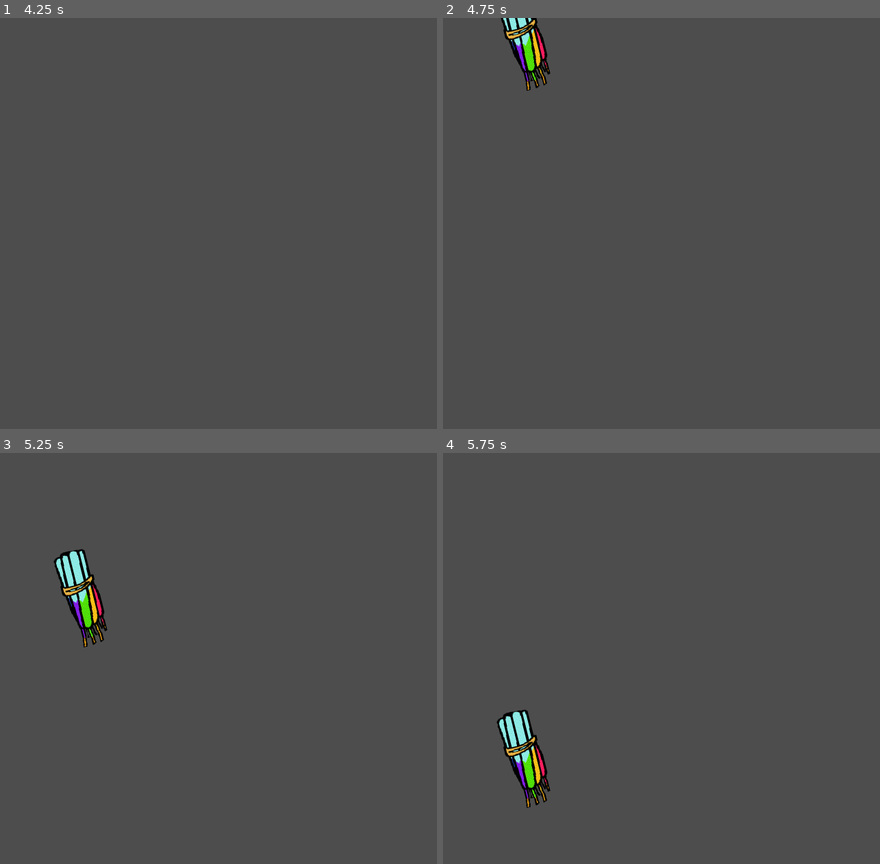
Above: before the commit, frames 1-4 (two rows, left to right).
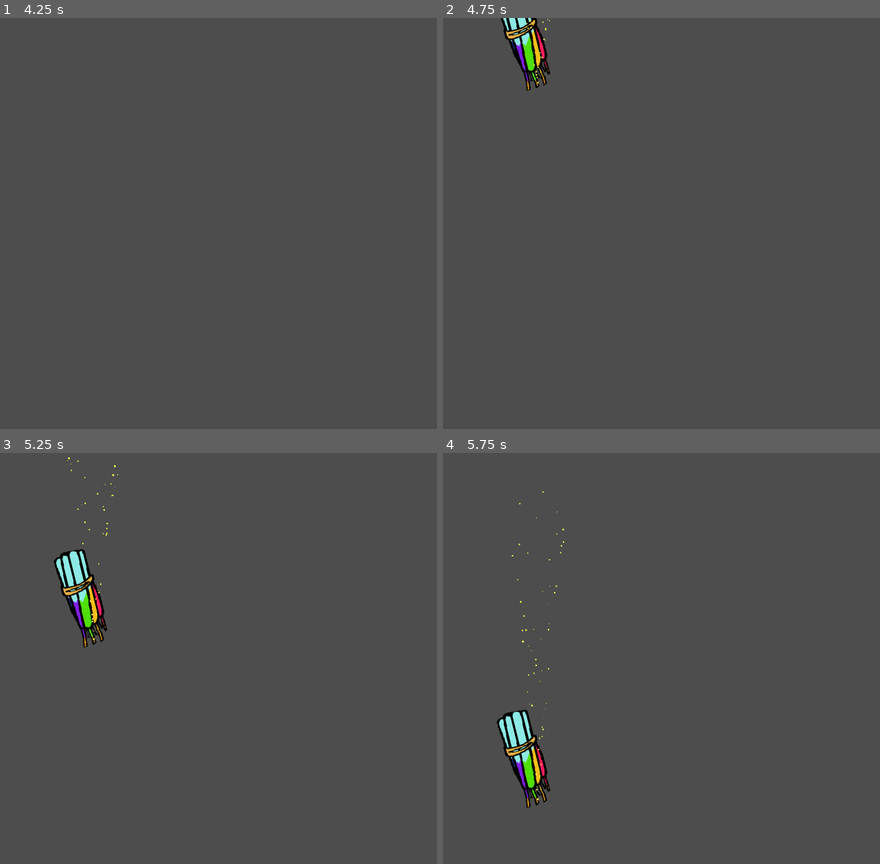
Above: after the commit, the same moments.

Repository: LucMat50/RGDCGameJam2026
Game: Godot game, scene res://Scenes/main_game.tscn
The game is run twice, just before and just after one commit, with the same random seed, the same clock (stepped at 60 frames per second) and the same inputs.
Inputs (mouse positions are in pixels of both pictures, inside the frame that each line leads up to):
- Up to frame 1 (4.25 s): tap Enter at 0.5, 2, 3.5 s; drag from (4, 371) to (275, 133) at 0.52 s; tap Space at 1.25, 2.75 s; drag from (109, 244) to (4, 371) at 1.27 s; move the mouse to (275, 133) at 2.02 s; click (275, 133) at 2.17 s; drag from (192, 305) to (52, 161) at 2.77 s; move the mouse to (384, 285) at 3.52 s; click (384, 285) at 3.67 s
- Up to frame 2 (4.75 s): tap Space at 4.25 s; drag from (495, 161) to (447, 371) at 4.27 s
- Up to frame 3 (5.25 s): move the mouse to (78, 526) at 5.02 s; click (78, 526) at 5.17 s
- Up to frame 4 (5.75 s): no input

Frame 1 is identical in both runs. In frame 2, less than 0.1% of the frame differs, in the area x 19-25%, y 0-16%; in frame 3, less than 0.1%; in frame 4, less than 0.1%, in the area x 15-28%, y 9-85%.

Commit message:
spark effects are done (may improve later)

Diff:
--- a/rgdc-game-jam-2026/Scenes/Firecracker/abejita.tscn
+++ b/rgdc-game-jam-2026/Scenes/Firecracker/abejita.tscn
@@ -73,8 +73,10 @@
 [node name="RigidBody2D" type="RigidBody2D" parent="." unique_id=1358118968 node_paths=PackedStringArray("detonation_timer")]
 script = ExtResource("2_ev5fy")
 danger_level = 1
-candy_tax = 1
+stun_time = 3.0
+candy_tax = 2
 detonation_time = 5.0
+spark_offset = Vector2(31, -148)
 detonation_timer = NodePath("Timer")
 
 [node name="AnimatedSprite2D" type="AnimatedSprite2D" parent="RigidBody2D" unique_id=254186480]
--- a/rgdc-game-jam-2026/Scenes/Firecracker/cara_de_diablo.tscn
+++ b/rgdc-game-jam-2026/Scenes/Firecracker/cara_de_diablo.tscn
@@ -35,6 +35,8 @@
 danger_level = 3
 candy_tax = 3
 detonation_time = 3.0
+spark_color = Color(0.52156866, 0.9529412, 0.10980392, 1)
+spark_offset = Vector2(74, 222)
 detonation_timer = NodePath("Timer")
 
 [node name="AnimatedSprite2D" type="AnimatedSprite2D" parent="RigidBody2D" unique_id=1726887046]
--- a/rgdc-game-jam-2026/Scenes/Firecracker/cebollita.tscn
+++ b/rgdc-game-jam-2026/Scenes/Firecracker/cebollita.tscn
@@ -92,7 +92,11 @@
 
 [node name="RigidBody2D" type="RigidBody2D" parent="." unique_id=1195985898 node_paths=PackedStringArray("detonation_timer")]
 script = ExtResource("2_x25ci")
+danger_level = 1
+stun_time = 2.0
+candy_tax = 1
 detonation_time = 6.0
+spark_offset = Vector2(-6, -107)
 detonation_timer = NodePath("Timer")
 
 [node name="AnimatedSprite2D" type="AnimatedSprite2D" parent="RigidBody2D" unique_id=1488908273]
--- a/rgdc-game-jam-2026/Scenes/Firecracker/chifladores.tscn
+++ b/rgdc-game-jam-2026/Scenes/Firecracker/chifladores.tscn
@@ -37,6 +37,7 @@
 [node name="RigidBody2D" type="RigidBody2D" parent="." unique_id=1402781533 node_paths=PackedStringArray("detonation_timer")]
 script = ExtResource("2_7lw44")
 detonation_time = 8.0
+spark_offset = Vector2(-10, -157)
 detonation_timer = NodePath("Timer")
 
 [node name="AnimatedSprite2D" type="AnimatedSprite2D" parent="RigidBody2D" unique_id=81849150]
--- a/rgdc-game-jam-2026/Scenes/Firecracker/paloma.tscn
+++ b/rgdc-game-jam-2026/Scenes/Firecracker/paloma.tscn
@@ -33,6 +33,7 @@
 [node name="RigidBody2D" type="RigidBody2D" parent="." unique_id=674117760 node_paths=PackedStringArray("detonation_timer")]
 script = ExtResource("2_ruk4v")
 detonation_time = 5.0
+spark_offset = Vector2(-28, 169)
 detonation_timer = NodePath("Timer")
 
 [node name="AnimatedSprite2D" type="AnimatedSprite2D" parent="RigidBody2D" unique_id=1876582474]
--- a/rgdc-game-jam-2026/Scenes/Firecracker/pelota_de_humo.tscn
+++ b/rgdc-game-jam-2026/Scenes/Firecracker/pelota_de_humo.tscn
@@ -96,6 +96,7 @@
 [node name="RigidBody2D" type="RigidBody2D" parent="." unique_id=511008624 node_paths=PackedStringArray("detonation_timer")]
 script = ExtResource("2_u6h0k")
 detonation_time = 8.0
+spark_offset = Vector2(-117, -147)
 detonation_timer = NodePath("Timer")
 
 [node name="AnimatedSprite2D" type="AnimatedSprite2D" parent="RigidBody2D" unique_id=647294473]
--- a/rgdc-game-jam-2026/Scenes/SFX/spark.tscn
+++ /dev/null
@@ -1,14 +0,0 @@
-[gd_scene format=3 uid="uid://4ij5eij0kgv2"]
-
-[sub_resource type="ParticleProcessMaterial" id="ParticleProcessMaterial_xmc82"]
-particle_flag_disable_z = true
-spread = 180.0
-initial_velocity_min = 100.0
-initial_velocity_max = 100.0
-gravity = Vector3(0, 98, 0)
-
-[node name="Spark" type="Node2D" unique_id=917205202]
-
-[node name="GPUParticles2D" type="GPUParticles2D" parent="." unique_id=1293717563]
-lifetime = 0.2
-process_material = SubResource("ParticleProcessMaterial_xmc82")
--- /dev/null
+++ b/rgdc-game-jam-2026/Scenes/VFX/confetti.tscn
@@ -0,0 +1,20 @@
+[gd_scene format=3 uid="uid://0pxeok04rf88"]
+
+[sub_resource type="ParticleProcessMaterial" id="ParticleProcessMaterial_jmpj8"]
+particle_flag_disable_z = true
+inherit_velocity_ratio = 1.0
+spread = 180.0
+initial_velocity_min = 1.0
+initial_velocity_max = 10.0
+gravity = Vector3(0, 5, 0)
+color = Color(0, 1, 1, 1)
+hue_variation_min = -1.0
+hue_variation_max = 0.99999994
+
+[node name="Confetti" type="Node2D" unique_id=1553878896]
+
+[node name="GPUParticles2D" type="GPUParticles2D" parent="." unique_id=828099080]
+amount = 11
+lifetime = 0.81
+randomness = 0.3
+process_material = SubResource("ParticleProcessMaterial_jmpj8")
--- /dev/null
+++ b/rgdc-game-jam-2026/Scenes/VFX/smoke.tscn
@@ -0,0 +1,15 @@
+[gd_scene format=3 uid="uid://1r71gbov8mdu"]
+
+[sub_resource type="ParticleProcessMaterial" id="ParticleProcessMaterial_qwpxg"]
+particle_flag_disable_z = true
+spread = 180.0
+initial_velocity_min = 100.0
+initial_velocity_max = 100.0
+gravity = Vector3(0, 45, 0)
+
+[node name="Smoke" type="Node2D" unique_id=618060829]
+
+[node name="GPUParticles2D" type="GPUParticles2D" parent="." unique_id=2127020360]
+amount = 20
+explosiveness = 0.08
+process_material = SubResource("ParticleProcessMaterial_qwpxg")
--- /dev/null
+++ b/rgdc-game-jam-2026/Scenes/VFX/spark.tscn
@@ -0,0 +1,19 @@
+[gd_scene format=3 uid="uid://4ij5eij0kgv2"]
+
+[sub_resource type="ParticleProcessMaterial" id="ParticleProcessMaterial_7g58j"]
+particle_flag_disable_z = true
+spread = 180.0
+initial_velocity_min = 100.0
+initial_velocity_max = 100.0
+gravity = Vector3(0, 98, 0)
+scale_max = 6.0
+color = Color(1, 1, 0.31764707, 1)
+
+[node name="Spark" type="Node2D" unique_id=917205202]
+
+[node name="GPUParticles2D" type="GPUParticles2D" parent="." unique_id=653132671]
+amount = 60
+lifetime = 1.1
+explosiveness = 0.09
+randomness = 0.12
+process_material = SubResource("ParticleProcessMaterial_7g58j")
--- a/rgdc-game-jam-2026/Scripts/Firecracker/abejita.gd
+++ b/rgdc-game-jam-2026/Scripts/Firecracker/abejita.gd
@@ -13,6 +13,9 @@
 	3: "_rosa"
 }
 
+# READY
+#	randomizes color
 func _ready() -> void:
+	super()
 	random_color = randi_range(1,3)
 	color_anim.play("abejita" + color_dict[random_color])
--- a/rgdc-game-jam-2026/Scripts/Firecracker/cebollita.gd
+++ b/rgdc-game-jam-2026/Scripts/Firecracker/cebollita.gd
@@ -14,6 +14,9 @@
 	4: "_verde"
 }
 
+# READY
+#	randomizes color
 func _ready() -> void:
+	super()
 	random_color = randi_range(1,4)
 	color_anim.play("cebollita" + color_dict[random_color])
--- a/rgdc-game-jam-2026/Scripts/Firecracker/firecracker.gd
+++ b/rgdc-game-jam-2026/Scripts/Firecracker/firecracker.gd
@@ -13,7 +13,7 @@
 @export var danger_level: int
 @export var stun_time: float
 
-# amount of candy lost if put in inventory
+# amount of candy lost if put in inventory or blown up
 @export var candy_tax: int
 
 # Detonation
@@ -28,7 +28,7 @@
 @export var detonation_timer: Timer
 
 # CONSTANT VARIABLES
-const SPARK_PARTICLES = "spark"
+const SPARK_PARTICLES = preload("res://Scenes/VFX/spark.tscn")
 
 # SIGNALS
 signal boom(danger: int, tax: int, type: String)
@@ -36,11 +36,19 @@
 # READY
 # starts detonation timer
 func _ready() -> void:
+	spark_particles()
 	detonation_timer.start(detonation_time)
 	detonation_timer.timeout.connect(detonation)
 
 func _process(_delta: float) -> void:
 	missed()
+
+# SPARK PARTICLES
+#	instantiate and set spark at beginning of the wick
+func spark_particles():
+	var spark = SPARK_PARTICLES.instantiate()
+	spark.position = spark_offset
+	self.add_child(spark)
 
 # MISSED
 # 	blow up if falls to the bottom of the screen
--- a/rgdc-game-jam-2026/Scripts/Firecracker/pelota_de_humo.gd
+++ b/rgdc-game-jam-2026/Scripts/Firecracker/pelota_de_humo.gd
@@ -14,6 +14,9 @@
 	4: "_verde"
 }
 
+# READY
+#	randomizes color
 func _ready() -> void:
+	super()
 	random_color = randi_range(1,4)
 	color_anim.play("pelota_de_humo" + color_dict[random_color])
--- a/rgdc-game-jam-2026/Scripts/Global/game_manager.gd
+++ b/rgdc-game-jam-2026/Scripts/Global/game_manager.gd
@@ -8,3 +8,4 @@
 var lives: int = 5
 
 var hold: bool = false
+var hurt: bool = false
